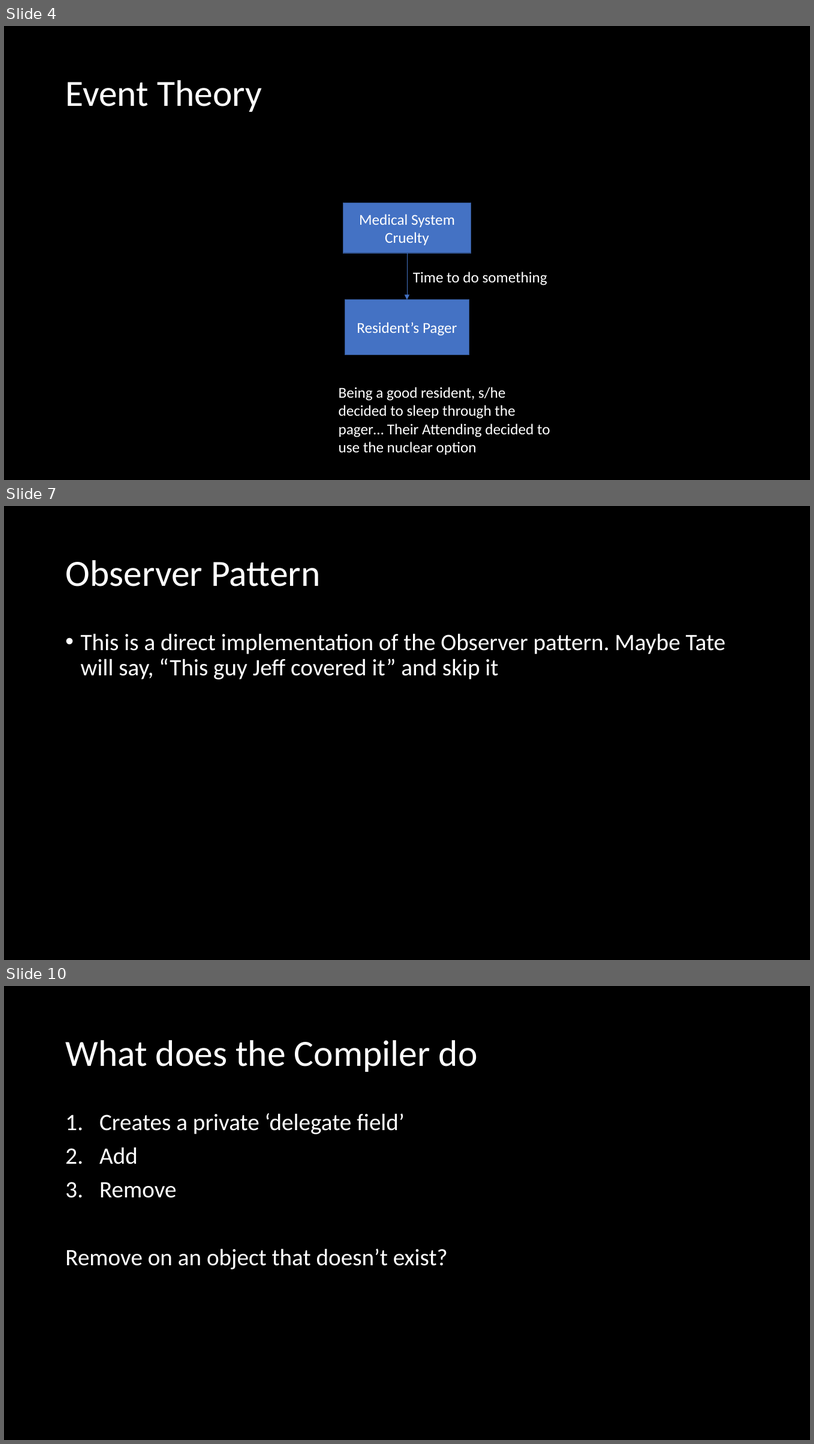
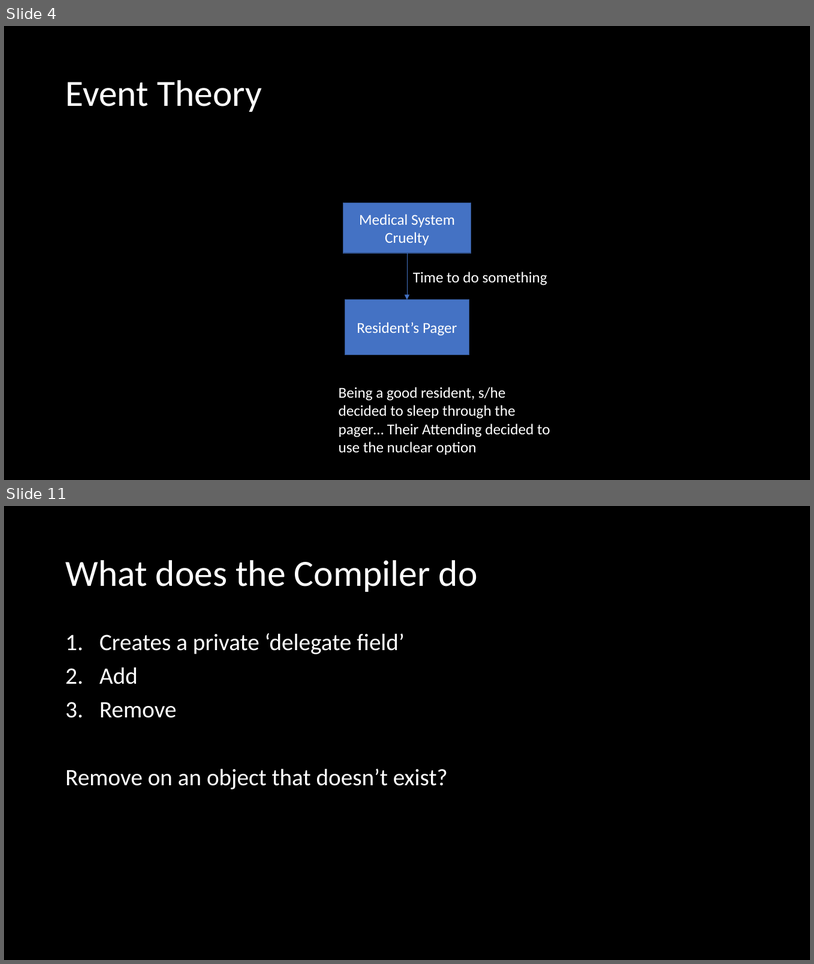
Before and after one commit to microsoft/Flash_University, a slide deck: CLR_via_CSharp/Chapter 11 - Events/Events.pptx. Shown one above the other, each under a label of ours: slides 4, 7 and 10 before the commit, slides 4 and 11 after it; the slides between them are not shown. The pictures are 814x1444 and 814x964 pixels, drawn with LibreOffice and Linux fonts; fonts in the diff are those of the drawing. Boxes give left, top, right and bottom in pixels: in the first picture for what was removed or moved away, otherwise in the second. Text is boxed around its words. In the diff, an @@ line names an element or a change of style, - is before the commit and + after.

```diff
--- a/CLR_via_CSharp/Chapter 11 - Events/Events.pptx
+++ b/CLR_via_CSharp/Chapter 11 - Events/Events.pptx
@@ slide 7 removed at <box>4,506,810,960</box>, background #000000 @@
@@ title removed at <box>65,560,320,586</box> @@
-Observer Pattern
@@ text removed at <box>81,633,726,679</box> @@
-• This is a direct implementation of the Observer pattern. Maybe Tate will say, “This guy Jeff covered it” and skip it
@@ what was slide 10 is now slide 11 @@
```
Also in this commit, not shown: 6 slides changed, 2 slides added, 6 other files.
